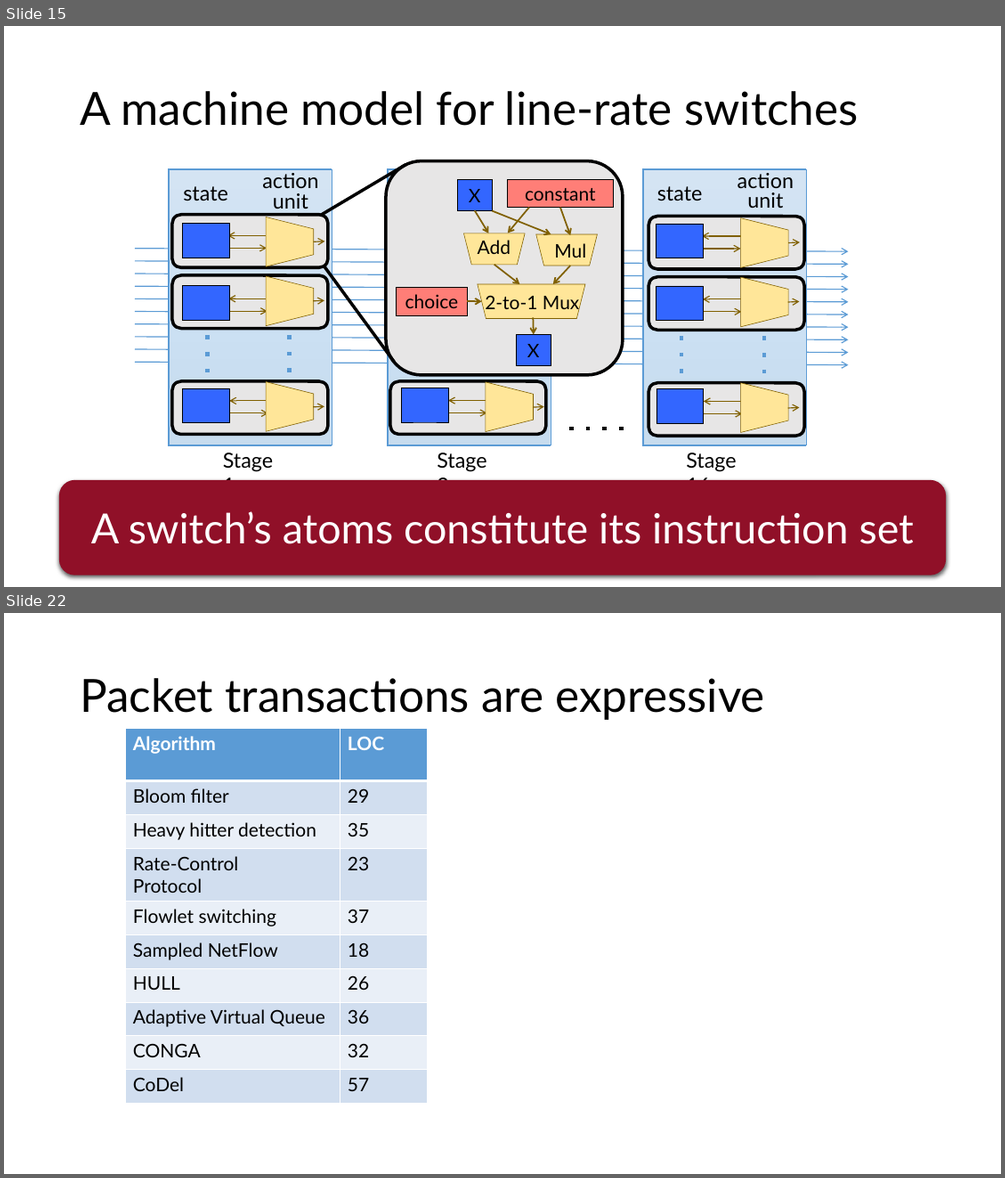
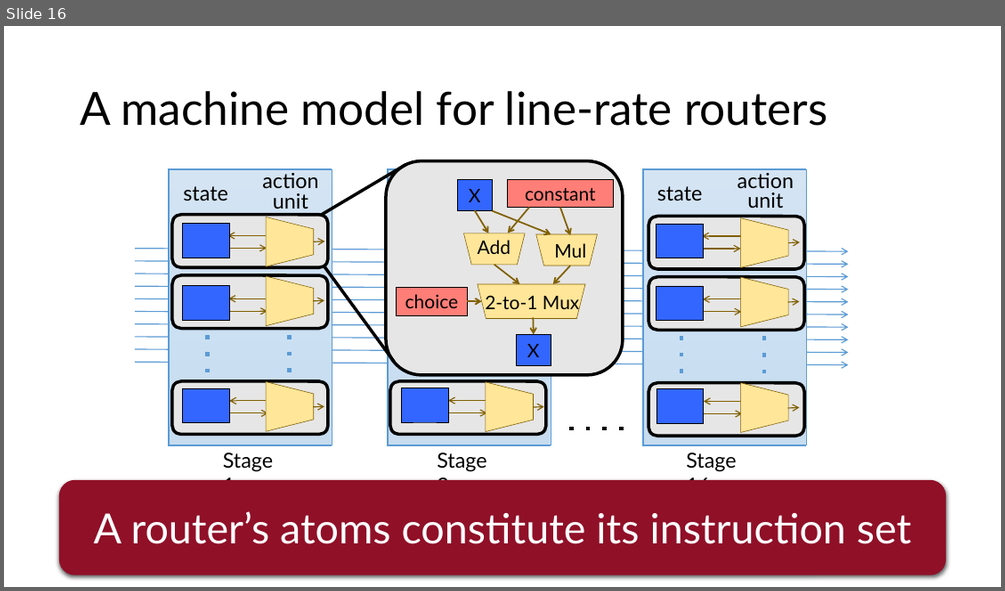
Before and after one commit to anirudhSK/pifo-domino-marple-ppts, a slide deck: combined_domino_pifo.pptx. Shown one above the other, each under a label of ours: slides 15 and 22 before the commit, slide 16 after it; the slides between them are not shown. The pictures are 1005x1178 and 1005x591 pixels, drawn with LibreOffice and Linux fonts; fonts in the diff are those of the drawing. Boxes give left, top, right and bottom in pixels: in the first picture for what was removed or moved away, otherwise in the second. Text is boxed around its words. In the diff, an @@ line names an element or a change of style, - is before the commit and + after.

```diff
--- a/combined_domino_pifo.pptx
+++ b/combined_domino_pifo.pptx
@@ slide 22 removed at [4,613,1001,1174], background #FFFFFF @@
@@ title removed at [80,678,766,720] @@
-Packet transactions are expressive
@@ table removed at [125,728,428,1103], 10 rows, 2 columns @@
-Algorithm | LOC
-Bloom filter | 29
-Heavy hitter detection | 35
-Rate-Control / Protocol | 23
-Flowlet switching | 37
-Sampled NetFlow | 18
-HULL | 26
-Adaptive Virtual Queue | 36
-CONGA | 32
-CoDel | 57
@@ what was slide 15 is now slide 16 @@
@@ slide 16 changed as well @@
@@ title at [80,91,828,126]: text changed @@
-A machine model for line-rate switches
+A machine model for line-rate routers
@@ text in rounded rectangle at [94,511,911,544]: text changed @@
-A switch’s atoms constitute its instruction set
+A router’s atoms constitute its instruction set
```
Also in this commit, not shown: 14 other slides changed, 4 slides added, 16 other slides removed.
